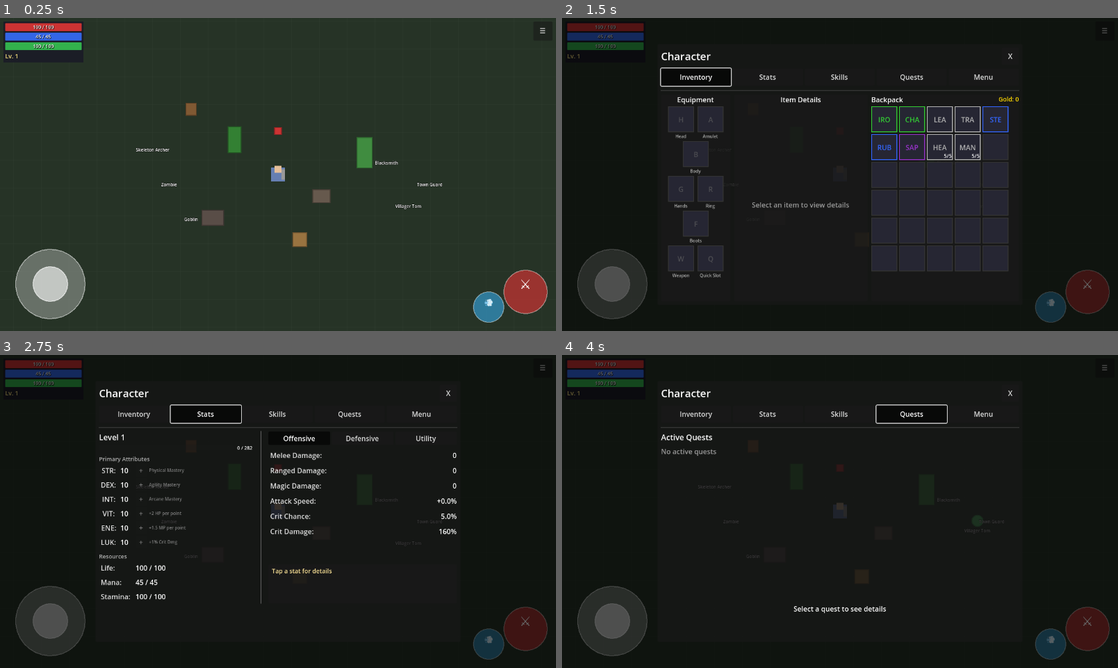
Above: before the commit, frames 1-4 (two rows, left to right).
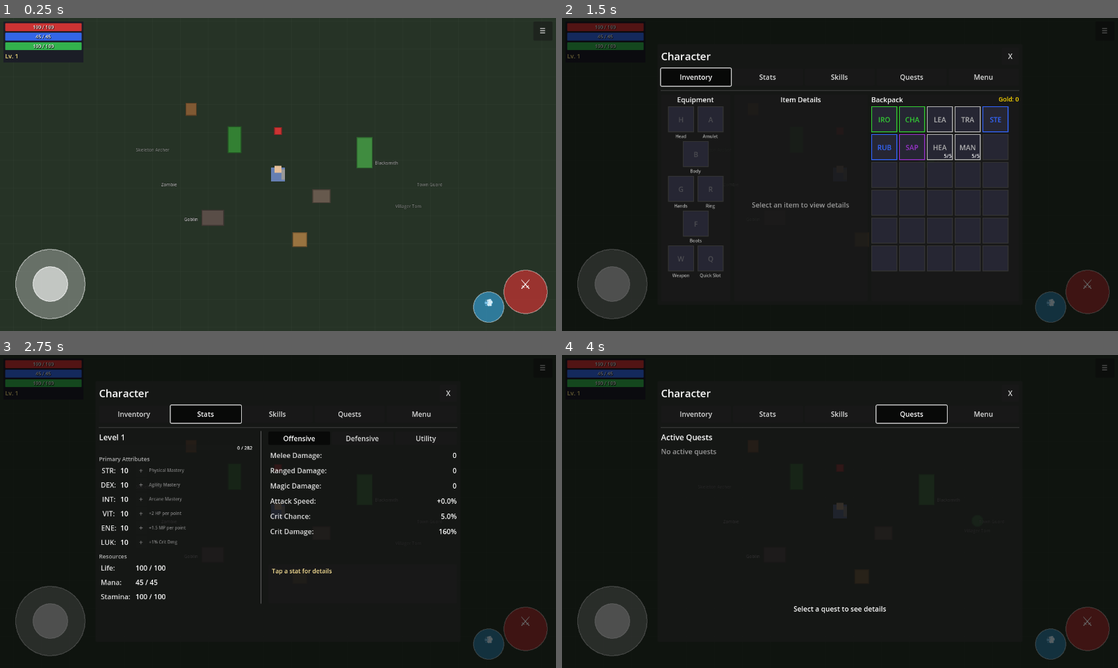
Above: after the commit, the same moments.

Repository: MatousHruska/MobileTestia
Game: Godot game, scene res://scenes/world/test_zone.tscn
The game is run twice, just before and just after one commit, with the same random seed, the same clock (stepped at 60 frames per second) and the same inputs.
Inputs:
- Up to frame 1 (0.25 s): no input
- Up to frame 2 (1.5 s): click "☰" at 0.5 s; click "Inventory" at 1.25 s
- Up to frame 3 (2.75 s): click "Stats" at 2 s
- Up to frame 4 (4 s): click "Skills" at 2.75 s; click "Quests" at 3.5 s

The runs differ from the first frame. In frame 1, 0.1% of the frame differs, in the area x 24-80%, y 41-65%; in frame 2, less than 0.1%; in frame 3, less than 0.1%; in frame 4, less than 0.1%.

Commit message:
Fix NPC visibility and AI attack-to-chase transition
- Add distance-based opacity for NPCs (40% opacity when far, 100% when close)
- NPCs now always visible but fade based on distance to player
- Fix type inference in _evaluate_attack for distance variable
- Increase attack range check multiplier to 1.5x for smoother transitions
- Add debug logging for attack->chase state changes

Diff:
--- a/scripts/npc/ai_state_machine.gd
+++ b/scripts/npc/ai_state_machine.gd
@@ -178,16 +178,18 @@
 		_change_state(AIState.IDLE)
 		return
 
-	var distance := _get_distance_to_target()
+	var distance: float = _get_distance_to_target()
 
 	# Check flee conditions
 	if _should_flee():
 		_change_state(AIState.FLEE)
 		return
 
-	# If target moved out of range
-	if distance > attack_radius * 1.2:  ## Small buffer to prevent flickering
+	# If target moved out of range - chase them
+	if distance > attack_radius * 1.5:
+		Debug.log("AI", "Target out of attack range, chasing", ["distance:", distance, "attack_radius:", attack_radius])
 		_change_state(AIState.CHASE)
+		return
 
 
 func _evaluate_flee() -> void:
--- a/scripts/npc/base_character.gd
+++ b/scripts/npc/base_character.gd
@@ -24,6 +24,12 @@
 @export_group("Sprite")
 @export var sprite_frames: SpriteFrames
 @export var use_y_sorting: bool = true
+
+## Visibility settings
+@export_group("Visibility")
+@export var visibility_full_distance: float = 150.0  ## Full opacity within this range
+@export var visibility_fade_distance: float = 300.0  ## Fade to min opacity at this range
+@export var visibility_min_opacity: float = 0.4  ## Minimum opacity when far away
 
 ## Current state
 var current_facing: Facing = Facing.DOWN
@@ -59,9 +65,28 @@
 	_process_movement(delta)
 	move_and_slide()
 	_update_animation()
+	_update_visibility()
 
 	if _debug_enabled:
 		Debug.trace("NPC", "%s velocity" % name, velocity)
+
+
+## Update visibility based on distance to player
+func _update_visibility() -> void:
+	if not Game.is_player_valid():
+		modulate.a = 1.0
+		return
+
+	var distance: float = get_distance_to_player()
+
+	if distance <= visibility_full_distance:
+		modulate.a = 1.0
+	elif distance >= visibility_fade_distance:
+		modulate.a = visibility_min_opacity
+	else:
+		# Lerp between full and min opacity
+		var t: float = (distance - visibility_full_distance) / (visibility_fade_distance - visibility_full_distance)
+		modulate.a = lerpf(1.0, visibility_min_opacity, t)
 
 
 ## Setup functions
